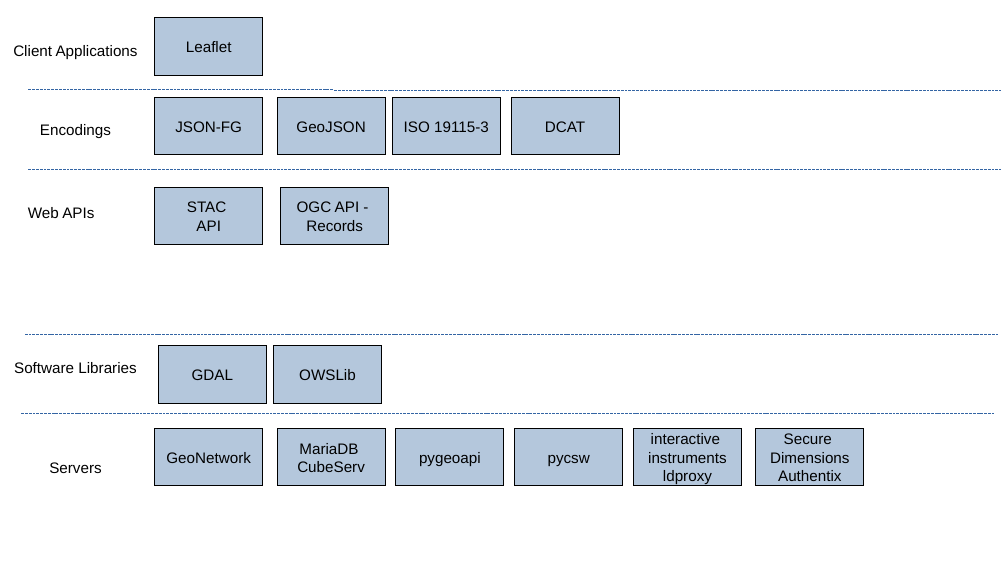
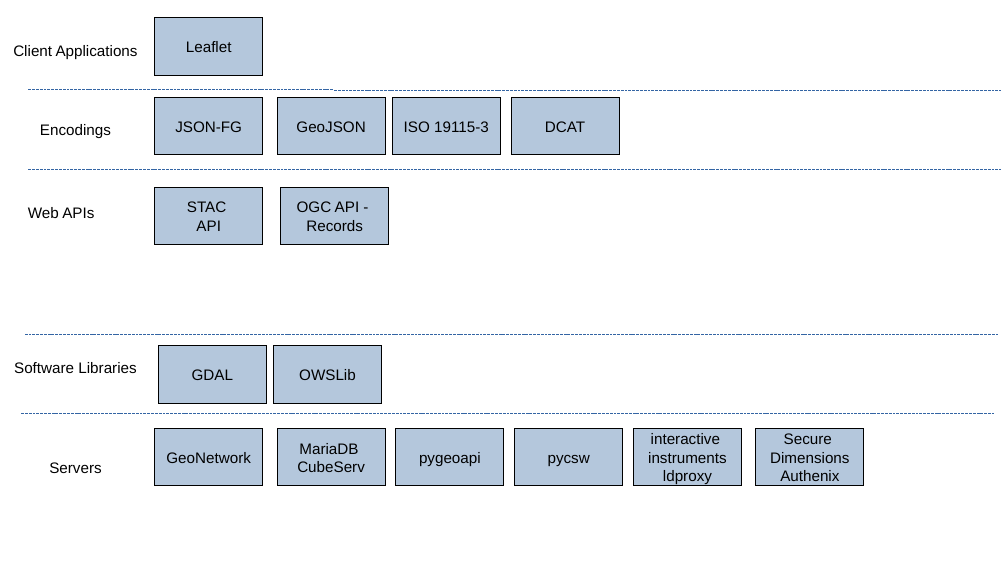
Before and after one commit to opengeospatial/developer-events, a slide deck: slide 1 of 2022/Metadata-Code-Sprint/engineering-report/images/Figures.odp. Drawn at 1008x567 pixels with LibreOffice and Linux fonts; fonts in the diff are those of the drawing. Boxes give left, top, right and bottom in pixels: in the first picture for what was removed or moved away, otherwise in the second. Text is boxed around its words. In the diff, an @@ line names an element or a change of style, - is before the commit and + after.

```diff
--- a/2022/Metadata-Code-Sprint/engineering-report/images/Figures.odp
+++ b/2022/Metadata-Code-Sprint/engineering-report/images/Figures.odp
@@ text in rectangle at box(780, 470, 839, 481): text changed @@
-Authentix
+Authenix
```
Also in this commit, not shown: 3 other files.
